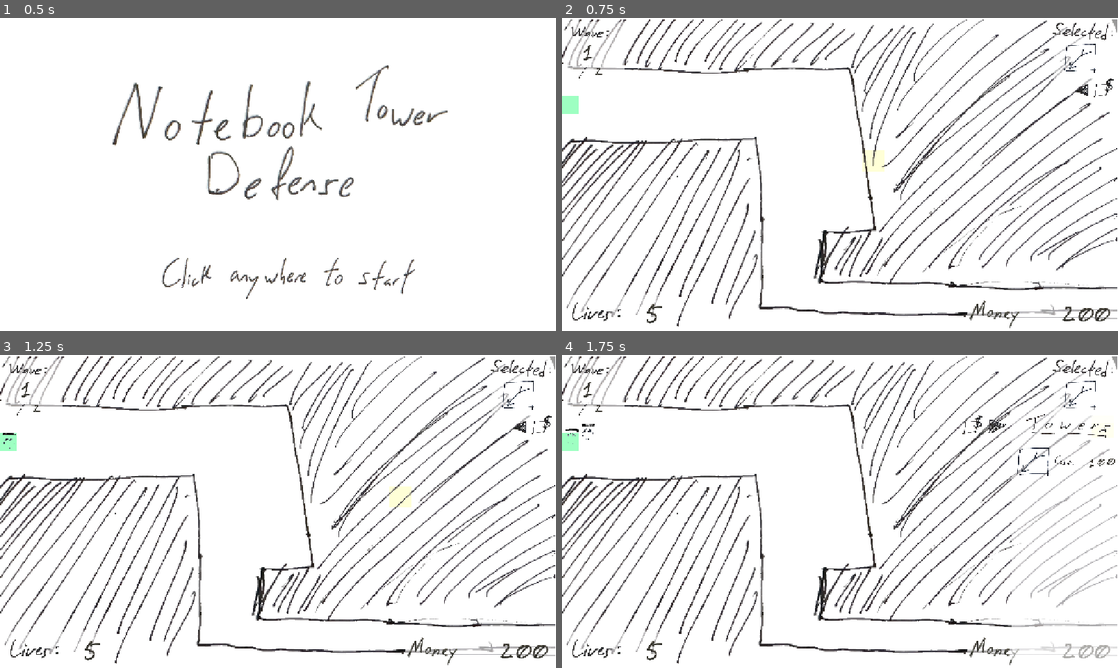
Above: before the commit, frames 1-4 (two rows, left to right).
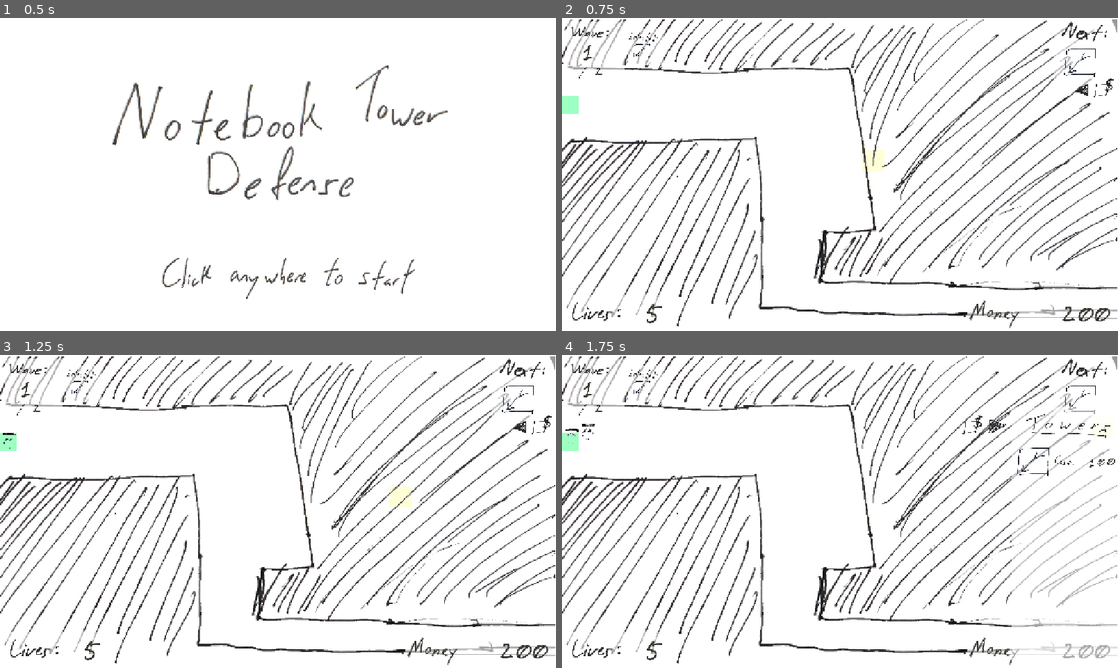
Above: after the commit, the same moments.

Repository: OzuYatamutsu/notebook-tower-defense
Game: Godot game, scene res://levels/StartScreen.tscn
Two runs of this game, one before a commit and one after it. Both use one fixed random seed, a clock stepped at 60 frames per second and the inputs below.
Inputs (mouse positions are in pixels of both pictures, inside the frame that each line leads up to):
- Up to frame 1 (0.5 s): no input
- Up to frame 2 (0.75 s): move the mouse to (962, 158) at 0.52 s; click (962, 158) at 0.67 s
- Up to frame 3 (1.25 s): no input
- Up to frame 4 (1.75 s): click (1101, 426) at 1.25 s

Frame 1 is identical in both runs. In frame 2, 0.5% of the frame differs, in the area x 11-99%, y 1-19%; in frame 3, 0.5%; in frame 4, 0.5%.

Commit message:
Start work on next mob component

Diff:
--- /dev/null
+++ b/components/NextWaveMeter.tscn
@@ -0,0 +1,35 @@
+[gd_scene load_steps=4 format=3 uid="uid://crh5ydle8qkpy"]
+
+[ext_resource type="Script" uid="uid://cmeghri4gm058" path="res://components/next_wave_meter.gd" id="1_ifmuv"]
+[ext_resource type="Texture2D" uid="uid://dy670a2p2itmx" path="res://sprites/selected_label.png" id="2_rbw2j"]
+[ext_resource type="Texture2D" uid="uid://bosnkotrfix0u" path="res://sprites/arrow_tower.png" id="3_sc0n4"]
+
+[node name="NextWaveMeter" type="Control" groups=["next_wave_meter"]]
+layout_mode = 3
+anchors_preset = 15
+anchor_right = 1.0
+anchor_bottom = 1.0
+offset_top = -145.0
+offset_bottom = -145.0
+grow_horizontal = 2
+grow_vertical = 2
+script = ExtResource("1_ifmuv")
+
+[node name="BgRect" type="ColorRect" parent="."]
+layout_mode = 0
+offset_left = 39.0
+offset_top = 101.0
+offset_right = 579.0
+offset_bottom = 656.0
+color = Color(1, 1, 1, 0.588235)
+
+[node name="TextureRect" type="TextureRect" parent="."]
+layout_mode = 0
+offset_right = 40.0
+offset_bottom = 40.0
+texture = ExtResource("2_rbw2j")
+
+[node name="Sprite" type="Sprite2D" parent="."]
+position = Vector2(245, 450)
+scale = Vector2(0.5, 0.5)
+texture = ExtResource("3_sc0n4")
--- a/components/SelectedTowerMeter.tscn
+++ b/components/SelectedTowerMeter.tscn
@@ -1,7 +1,7 @@
 [gd_scene load_steps=4 format=3 uid="uid://fr40caw6de22"]
 
 [ext_resource type="Script" uid="uid://df48v3jfpyvmn" path="res://components/selected_tower_meter.gd" id="1_0ypj4"]
-[ext_resource type="Texture2D" uid="uid://dy670a2p2itmx" path="res://sprites/selected_label.png" id="1_4juqg"]
+[ext_resource type="Texture2D" uid="uid://ct3d0l4kpji8r" path="res://sprites/next_label.png" id="2_yc8g1"]
 [ext_resource type="Texture2D" uid="uid://bosnkotrfix0u" path="res://sprites/arrow_tower.png" id="3_yc8g1"]
 
 [node name="SelectedTowerMeter" type="Control" groups=["selected_tower_meter"]]
@@ -23,13 +23,13 @@
 offset_bottom = 656.0
 color = Color(1, 1, 1, 0.588235)
 
-[node name="TextureRect" type="TextureRect" parent="."]
+[node name="NextLabel" type="TextureRect" parent="."]
 layout_mode = 0
 offset_right = 40.0
 offset_bottom = 40.0
-texture = ExtResource("1_4juqg")
+texture = ExtResource("2_yc8g1")
 
 [node name="Sprite" type="Sprite2D" parent="."]
-position = Vector2(245, 450)
+position = Vector2(245, 480)
 scale = Vector2(0.5, 0.5)
 texture = ExtResource("3_yc8g1")
--- a/components/game_state.gd
+++ b/components/game_state.gd
@@ -9,6 +9,7 @@
 const TOWER_PLACEMENT_SHADOW_GROUP = "tower_placement_shadow"
 const MONEY_METER_GROUP = "money_meter"
 const LIVES_METER_GROUP = "lives_meter"
+const NEXT_WAVE_METER_GROUP = "next_wave_meter"
 const SELECTED_TOWER_METER_GROUP = "selected_tower_meter"
 const TOWER_BUY_PANEL_GROUP = "tower_buy_panel"
 
@@ -23,6 +24,7 @@
 var LIVES_METER: LivesMeter
 var WAVE_METER: WaveMeter
 var SELECTED_TOWER_METER: SelectedTowerMeter
+var NEXT_WAVE_METER: NextWaveMeter
 var TOWER_BUY_PANEL: TowerBuyPanel
 
 func _on_level_load() -> void:
@@ -40,10 +42,12 @@
 
     TOWER_PLACEMENT_SHADOW = get_tree().get_first_node_in_group(TOWER_PLACEMENT_SHADOW_GROUP)
 
-    TOWER_BUY_PANEL = get_tree().get_first_node_in_group(TOWER_BUY_PANEL_GROUP)
-
     SELECTED_TOWER_METER = get_tree().get_first_node_in_group(SELECTED_TOWER_METER_GROUP)
     SELECTED_TOWER_METER.update_sprite()
+
+    NEXT_WAVE_METER = get_tree().get_first_node_in_group(NEXT_WAVE_METER_GROUP)
+
+    TOWER_BUY_PANEL = get_tree().get_first_node_in_group(TOWER_BUY_PANEL_GROUP)
 
     assert(PLAYER_LIVES_REMAINING > 0, "Lives left on level start should be > 0!")
     assert(get_tree().get_first_node_in_group(GameState.MOBS_GROUP), "Missing a mobs node!")
--- /dev/null
+++ b/components/next_wave_meter.gd
@@ -0,0 +1,2 @@
+class_name NextWaveMeter
+extends Control
--- a/levels/test_level.tscn
+++ b/levels/test_level.tscn
@@ -11,6 +11,7 @@
 [ext_resource type="PackedScene" uid="uid://ddjempya4tffr" path="res://components/mobs_parent.tscn" id="6_4n8tn"]
 [ext_resource type="PackedScene" uid="uid://o1i4jsdysgqk" path="res://components/TowerBuyPanel.tscn" id="6_wkb0e"]
 [ext_resource type="Texture2D" uid="uid://uao5bdiyd7ug" path="res://levels/test_level_layout.png" id="7_ly3hx"]
+[ext_resource type="PackedScene" uid="uid://crh5ydle8qkpy" path="res://components/NextWaveMeter.tscn" id="7_paa45"]
 
 [sub_resource type="Curve2D" id="Curve2D_4n8tn"]
 _data = {
@@ -86,6 +87,13 @@
 
 [node name="TowerBuyPanel" parent="UI" instance=ExtResource("6_wkb0e")]
 
+[node name="NextWaveMeter" parent="UI" instance=ExtResource("7_paa45")]
+offset_left = 146.0
+offset_top = 8.0
+offset_right = 146.0
+offset_bottom = 8.0
+scale = Vector2(0.15, 0.15)
+
 [node name="viewport" type="CanvasLayer" parent="."]
 
 [node name="bg_color" type="ColorRect" parent="viewport"]
--- a/project.godot
+++ b/project.godot
@@ -34,6 +34,7 @@
 tower_placement_shadow=""
 tower_select_panel=""
 tower_buy_panel=""
+next_wave_meter=""
 
 [layer_names]
 
Not shown, added: components/next_wave_meter.gd.uid
Not shown: 1 places in levels/test_level.tscn that only renumber resources
